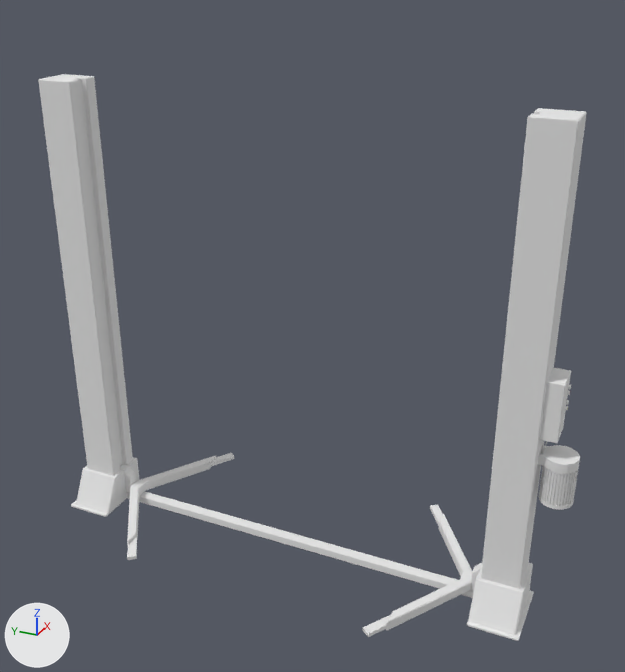
Before and after pictures for a commit that changed the Blender file Car/CarLift.blend.
The view is the same before and after, from a 50 mm lens placed at (-3.62, -1.77, 3.13), pointed at (0.01, -0.14, 1.31). Lighting does not change. The marker at lower left points along +X, +Y and +Z.

Objects in the first picture: 'Arms', 'Fuse_Box', 'Motor', 'Support'.
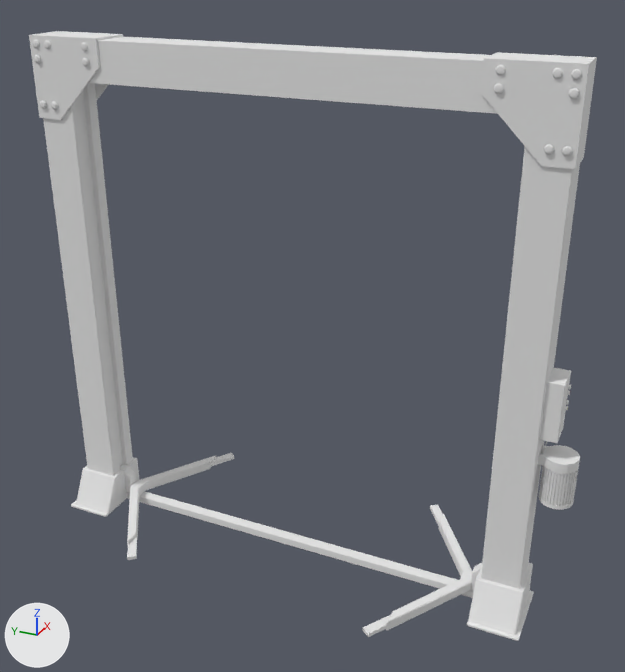
Pixel boxes [x1, y1, x2, y2] of what changed, in the pictures (625 x 672 px):
'Support', reshaped (7% taller): before [38, 74, 587, 641]; after [43, 37, 580, 641]
'Attach', added: after [29, 31, 597, 169]
'Bolts', added: after [33, 40, 582, 156]
part 1 of me_cube, added: after [89, 37, 498, 114]

Patch to the scene script:
```diff
--- a/Car/CarLift.blend.py
+++ b/Car/CarLift.blend.py
@@ mat_m_attach @@
+mat_m_attach = diffuse_material('M_Attach')
+mat_m_attach.base_color = (0.8, 0.8, 0.8)  # white #e7e7e7
@@ mat_m_bolts @@
+mat_m_bolts = diffuse_material('M_Bolts')
+mat_m_bolts.base_color = (0.8, 0.8, 0.8)  # white #e7e7e7
@@ me_cube @@
 me_cube.from_pydata(...)  # 264 vertices, 260 faces; spans x -0.24..0.14, y -1.36..1.36, z 0.0..2.5
 # used by ob_support; location = (0.0, 0.0, 0.0)
+# me_cube part 1: a new loose piece, a box spanning x -0.1..0.1, y -1.32..1.32, z 2.5..2.7, in mat_support (white #e7e7e7)
 me_cube.materials.append(mat_support)
@@ me_attach @@
+me_attach.from_pydata(...)  # 24 vertices, 14 faces; spans x -0.11..0.11, y -1.33..1.33, z -0.2..0.2
+me_attach.materials.append(mat_m_attach)  # white #e7e7e7
@@ me_cylinder @@
+me_cylinder.from_pydata(...)  # 1820 vertices, 1820 faces; spans x -0.12..0.12, y -1.31..1.31, z -0.16..0.16
+me_cylinder.polygons.foreach_set('use_smooth', [True] * 1820)
+me_cylinder.materials.append(mat_m_bolts)  # white #e7e7e7
@@ ob_bolts @@
+ob_bolts = bpy.data.objects.new('Bolts', me_cylinder)
+ob_bolts.parent = ob_attach
+ob_bolts.location = (0.0, 0.0, 0.015)
@@ ob_attach @@
+ob_attach = bpy.data.objects.new('Attach', me_attach)
+ob_attach.parent = ob_support
+ob_attach.location = (0.0, 0.0, 2.51)
+_m = ob_attach.modifiers.new('Solidify', 'SOLIDIFY')
+_m.use_even_offset = True
+_m.use_quality_normals = True
+_m.nonmanifold_thickness_mode = 'FIXED'
+_m.nonmanifold_merge_threshold = 0.0003
```
